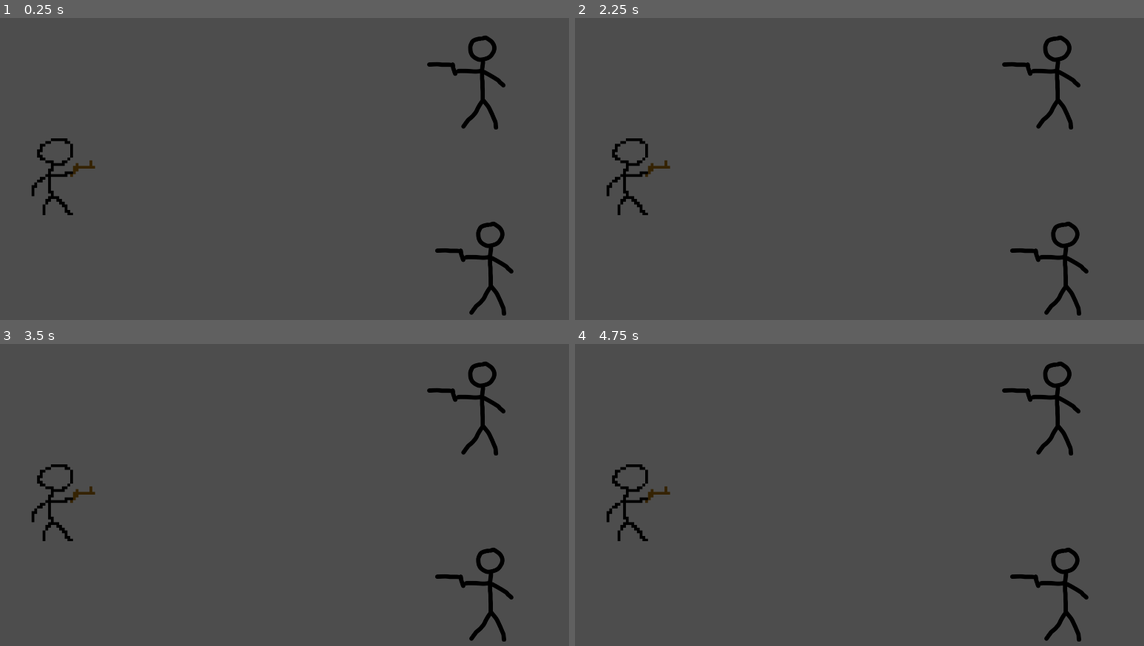
Above: before the commit, frames 1-4 (two rows, left to right).
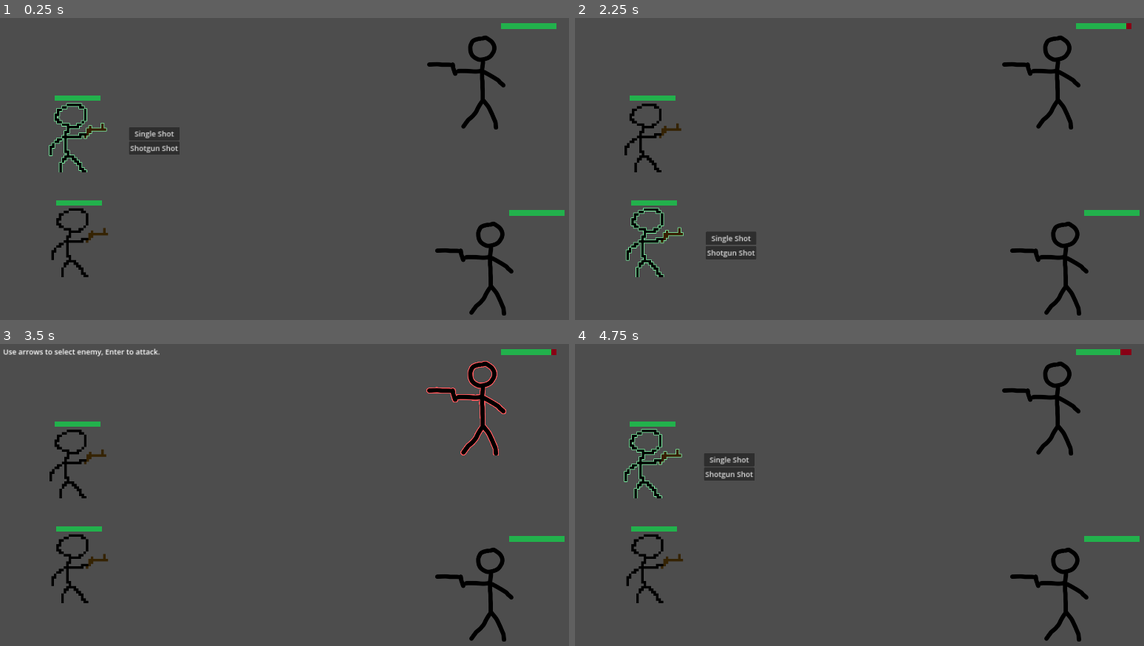
Above: after the commit, the same moments.

Repository: TOO-Nurmak-Studios/posvaga-rpg
Game: Godot game, scene res://field.tscn
Same seed, same stepped clock (60 frames per second), same inputs: the game is played once before the commit and once after it.
Inputs (mouse positions are in pixels of both pictures, inside the frame that each line leads up to):
- Up to frame 1 (0.25 s): no input
- Up to frame 2 (2.25 s): click (728, 132) at 0.5 s, where only the run after the commit has a clickable "Single Shot"; tap Enter (debug_action_1) at 1.25 s; tap Down (select_next) at 1.35 s; tap Up (select_prev) at 1.55, 2.1 s; tap Space at 2 s
- Up to frame 3 (3.5 s): tap Down (select_next) at 2.3 s; click (153, 458) at 2.75 s, where only the run after the commit has a clickable "Single Shot"
- Up to frame 4 (4.75 s): tap Enter (debug_action_1) at 3.5 s; tap Down (select_next) at 3.6, 4.55 s; tap Up (select_prev) at 3.8, 4.35 s; tap Space at 4.25 s

The runs differ from the first frame. In frame 1, 2.8% of the frame differs, in the area x 5-100%, y 1-86%; in frame 2, 2.8%; in frame 3, 2.6%; in frame 4, 2.8%.
Error before the commit: Parse Error: Could not find base class "AbstractCharacter". (res://Entity/Enemy.gd:2)

Commit message:
Added an ability to add more than one player character to battle scene

Diff:
--- a/BattleManager.gd
+++ b/BattleManager.gd
@@ -1,57 +1,101 @@
 class_name BattleManager
 extends Node
 
-var player: TestPlayer
-var enemy_chars: Array[Node]
-var selected: TestCharacter
-var selected_index: int = -1
+var chars: Dictionary # <CharType, Array[AbstractCharacter]>
+var selected_char: Dictionary # <CharType, AbstractCharacter>
+var selected_char_index: Dictionary # <CharType, int>
 
 enum Select {NEXT, PREV}
+enum SelectState {DISABLED, ENEMY, PLAYER}
+enum CharType {ENEMY, PLAYER}
+var select_state: SelectState
 
-var _is_select_toggled = true
+signal player_selected(player: Player)
 
 func _ready():
+	selected_char_index[CharType.ENEMY] = -1
+	selected_char_index[CharType.PLAYER] = -1
+	selected_char[CharType.ENEMY] = null
+	selected_char[CharType.PLAYER] = null
+	chars[CharType.ENEMY] = get_tree().get_nodes_in_group("enemy")
+	chars[CharType.PLAYER] = get_tree().get_nodes_in_group("player")
+	for ch in chars[CharType.ENEMY]:
+		ch.death.connect(remove_enemy)
+	for ch in chars[CharType.PLAYER]:
+		ch.death.connect(remove_player)
 
-	player = get_tree().get_first_node_in_group("player")
 
-	enemy_chars = get_tree().get_nodes_in_group("enemy")
-	for ch in enemy_chars:
-		var enemy_char: TestCharacter = ch as TestCharacter
-		enemy_char.death.connect(remove_enemy)
+	EventBus.select_next_button_pressed.connect(_select_next)
+	EventBus.select_prev_button_pressed.connect(_select_prev)
 
-	select(Select.NEXT)
-	disable_select()
+	select_state = SelectState.PLAYER
+	_select_next()
+	select_state = SelectState.ENEMY
+	_select_next()
+	set_select_state(SelectState.PLAYER)
 	pass
 
-func select(select_type: Select, force: bool = false):
-	if !_is_select_toggled && !force:
+
+func _select_next():
+	select(Select.NEXT)
+
+func _select_prev():
+	select(Select.PREV)
+
+
+func select(select_type: Select, force: bool = false, force_type: SelectState = SelectState.DISABLED):
+	if select_state == SelectState.DISABLED && !force:
 		return
 
 	var modifier: int = 1 if select_type == Select.NEXT else -1
+	var cur_select_state = force_type if force else select_state
 
-	if selected != null:
-		selected.unselect()
-	selected_index += 1
-	if selected_index >= enemy_chars.size():
-		selected_index = 0
-	selected = enemy_chars[selected_index]
-	if _is_select_toggled:
-		selected.select()
+	var char_type = CharType.ENEMY if cur_select_state == SelectState.ENEMY else CharType.PLAYER
 
-func remove_enemy(enemy: TestCharacter):
-	if enemy == selected:
-		select(Select.NEXT, true)
-	enemy_chars.erase(enemy)
+	if selected_char[char_type] != null:
+		selected_char[char_type].unselect()
+	selected_char_index[char_type] += 1
+	if selected_char_index[char_type] >= chars[char_type].size():
+		selected_char_index[char_type] = 0
+	var index = selected_char_index[char_type]
+	selected_char[char_type] = chars.get(char_type)[index]
+	if select_state != SelectState.DISABLED:
+		selected_char[char_type].select()
+	if char_type == CharType.PLAYER:
+		player_selected.emit(selected_player())
 
-func on_shoot_pressed():
-	player.shoot(selected)
+func remove_enemy(enemy: Enemy):
+	if enemy == selected_enemy():
+		select(Select.NEXT, true, SelectState.ENEMY)
+	chars[CharType.ENEMY].erase(enemy)
 
-func enable_select():
-	_is_select_toggled = true
-	if selected != null:
-		selected.select()
+func remove_player(player: Player):
+	if player == selected_player():
+		select(Select.NEXT, true, SelectState.PLAYER)
+	chars[CharType.PLAYER].erase(player)
 
-func disable_select():
-	_is_select_toggled = false
-	if selected != null:
-		selected.unselect()
+func on_shoot_pressed(attack_index: int):
+	selected_player().attack(attack_index, selected_enemy())
+
+func set_select_state(new_state: SelectState):
+	select_state = new_state
+	match new_state:
+		SelectState.DISABLED:
+			if selected_enemy() != null:
+				selected_enemy().unselect()
+		SelectState.ENEMY:
+			if selected_enemy() != null:
+				selected_enemy().select()
+			if selected_player() != null:
+				selected_player().unselect()
+		SelectState.PLAYER:
+			if selected_enemy() != null:
+				selected_enemy().unselect()
+			if selected_player() != null:
+				selected_player().select()
+
+func selected_player() -> Player:
+	return selected_char[CharType.PLAYER]
+
+func selected_enemy():
+	return selected_char[CharType.ENEMY]
--- a/Entity/Player.gd
+++ b/Entity/Player.gd
@@ -24,3 +24,9 @@
 		sprite.animation_finished.disconnect(in_flight_attack)
 		attacks[index].attack(enemy_to_attack, gunpoint)
 	sprite.animation_finished.connect(in_flight_attack)
+
+func select():
+	sprite.animation = "idle_selected"
+
+func unselect():
+	sprite.animation = "idle"
--- a/Entity/Player.tscn
+++ b/Entity/Player.tscn
@@ -1,7 +1,8 @@
-[gd_scene load_steps=15 format=3 uid="uid://bl2en8v232bj7"]
+[gd_scene load_steps=16 format=3 uid="uid://bl2en8v232bj7"]
 
 [ext_resource type="Script" path="res://Entity/Player.gd" id="1_6rtbr"]
 [ext_resource type="PackedScene" uid="uid://qy81h3pjkt1f" path="res://EntityPrototype/HealthNode.tscn" id="3_jn1an"]
+[ext_resource type="Texture2D" uid="uid://gxhc2beb4jw" path="res://sprites/chel_player_selected.png" id="4_aep1t"]
 [ext_resource type="Texture2D" uid="uid://1r0unrf3f13u" path="res://sprites/chel_shoot.png" id="4_lmuxm"]
 
 [sub_resource type="AtlasTexture" id="AtlasTexture_pt56t"]
@@ -53,6 +54,14 @@
 "loop": true,
 "name": &"idle",
 "speed": 1.0
+}, {
+"frames": [{
+"duration": 1.0,
+"texture": ExtResource("4_aep1t")
+}],
+"loop": true,
+"name": &"idle_selected",
+"speed": 5.0
 }, {
 "frames": [{
 "duration": 1.0,
@@ -120,4 +129,4 @@
 [node name="Sprite" type="AnimatedSprite2D" parent="."]
 scale = Vector2(4, 4)
 sprite_frames = SubResource("SpriteFrames_g04c6")
-animation = &"shoot_shotgun"
+animation = &"idle"
--- /dev/null
+++ b/EntityPrototype/AbstractCharacter.gd
@@ -0,0 +1,24 @@
+class_name AbstractCharacter
+extends Node2D
+
+@onready var crosshair: Marker2D = $Crosshair
+@onready var health: HealthNode = $HealthNode as HealthNode
+
+signal death(dead_char: AbstractCharacter)
+
+func _ready():
+	health.zero_health.connect(die)
+	pass
+
+func take_damage(damage: int):
+	health.remove_health(damage)
+
+func die():
+	death.emit(self)
+	queue_free()
+
+func select():
+	pass
+
+func unselect():
+	pass
--- /dev/null
+++ b/EntityPrototype/Attack.gd
@@ -0,0 +1,24 @@
+class_name Attack
+extends Node
+
+
+enum AttackType {SINGLE, MULTIPLE}
+
+@export var attack_type: AttackType
+@export var attack_name: String
+
+func attack(enemy_to_attack, gunpoint: Marker2D = null):
+	match attack_type:
+		AttackType.SINGLE:
+			_attack_single(enemy_to_attack as Enemy, gunpoint)
+			return
+		AttackType.MULTIPLE:
+			_attack_multiple(enemy_to_attack as Array[Enemy], gunpoint)
+			return
+	pass
+
+func _attack_single(char: Enemy, gunpoint: Marker2D):
+	pass
+
+func _attack_multiple(chars: Array[Enemy], gunpoint: Marker2D):
+	pass
--- a/EntityPrototype/Health.gd
+++ b/EntityPrototype/Health.gd
@@ -1,4 +1,4 @@
-extends Node
+extends Node2D
 class_name HealthNode
 
 @export var health: int = 100
--- a/EntityPrototype/HealthNode.tscn
+++ b/EntityPrototype/HealthNode.tscn
@@ -2,5 +2,5 @@
 
 [ext_resource type="Script" path="res://EntityPrototype/Health.gd" id="1_gnp2t"]
 
-[node name="HealthNode" type="Node" groups=["health_node"]]
+[node name="HealthNode" type="Node2D" groups=["health_node"]]
 script = ExtResource("1_gnp2t")
--- a/EntityPrototype/Projectile.gd
+++ b/EntityPrototype/Projectile.gd
@@ -3,6 +3,7 @@
 
 var _visible_on_screen_notifier: VisibleOnScreenNotifier2D
 var damage: int
+var target: Vector2
 
 func _ready():
 	_visible_on_screen_notifier = VisibleOnScreenNotifier2D.new()
--- a/EventBus.gd
+++ b/EventBus.gd
@@ -1,12 +1,17 @@
 extends Node
 
 signal action_button_pressed()
-signal player_projectile_landed()
+signal select_next_button_pressed()
+signal select_prev_button_pressed()
+signal player_attack_landed(attack: Attack)
 
 func _process(delta):
 	if Input.is_action_just_pressed("debug_action_1"):
 		action_button_pressed.emit()
-	pass
+	else: if Input.is_action_just_pressed("select_next"):
+		select_next_button_pressed.emit()
+	else: if Input.is_action_just_pressed("select_prev"):
+		select_prev_button_pressed.emit()
 
-func emit_player_projectile_landed():
-	player_projectile_landed.emit()
+func emit_player_attack_landed(attack: Attack):
+	player_attack_landed.emit(attack)
--- a/HUD/HealthBar.gd
+++ b/HUD/HealthBar.gd
@@ -4,17 +4,5 @@
 var _margin: Vector2
 var parent: Node2D
 
-# Called when the node enters the scene tree for the first time.
-#func _ready():
-	#parent = get_parent()
-	#if parent != null:
-	#	max_value = parent.get("health");
-	#	update_value(max_value);
-	#else:
-	#	printerr("Tried to add HP bar to entity with no health!")
-	#	queue_free()
-	#pass # Replace with function body.
-
-
-func update_value(old_value: float, new_value: float):
+func update_value(_old_value: float, new_value: float):
 	value = new_value
--- a/HUDManager.gd
+++ b/HUDManager.gd
@@ -2,57 +2,66 @@
 
 extends Node
 
+#resources
 var health_bar_scene: Resource = preload("res://HUD/HealthBar.tscn")
+
+# used nodes
 var main_scene: Node
+var attack_containers: Dictionary
+var current_attack_container: Container
+var tooltip_label: Label
 @onready var battle_manager: BattleManager = $/root/Field/BattleManager as BattleManager
-var player: TestPlayer
 
+# state machine
 enum State {SELECT_ATTACK, SELECT_ENEMY, NOTHING}
 @export var current_state: State = State.SELECT_ATTACK
-var attack_container: Container
-var tooltip_label: Label
+var selected_attack: int = -1
 
+# must be called after battle manager!
 func _ready():
 	main_scene = get_parent()
 
-	player = get_tree().get_first_node_in_group("player") as TestPlayer
-	_create_attack_menu(player)
-
+	_create_attack_menu(battle_manager.selected_player())
+	_create_tooltip_label()
 	_create_health_bars()
 
 	EventBus.action_button_pressed.connect(action_pressed)
-	EventBus.player_projectile_landed.connect(back_to_default_state)
+	EventBus.player_attack_landed.connect(back_to_default_state)
+	battle_manager.player_selected.connect(_create_attack_menu)
+
 
 func action_pressed():
 	if current_state == State.SELECT_ENEMY:
-		battle_manager.on_shoot_pressed()
+		battle_manager.on_shoot_pressed(selected_attack)
 		change_state(State.NOTHING)
 	return
 
-func attack_pressed():
+func attack_pressed(i: int):
 	change_state(State.SELECT_ENEMY)
+	selected_attack = i
 
-func back_to_default_state():
+func back_to_default_state(_attack: Attack):
 	change_state(State.SELECT_ATTACK)
 
 func change_state(state: State):
 	match state:
 		State.SELECT_ATTACK:
 			current_state = State.SELECT_ATTACK
-			battle_manager.disable_select()
-			attack_container.show()
+			battle_manager.set_select_state(BattleManager.SelectState.PLAYER)
+			current_attack_container.show()
 			tooltip_label.hide()
 			return
 		State.SELECT_ENEMY:
 			current_state = State.SELECT_ENEMY
-			battle_manager.enable_select()
-			attack_container.hide()
+			battle_manager.set_select_state(BattleManager.SelectState.ENEMY)
+			current_attack_container.hide()
 			tooltip_label.show()
 			return
 		State.NOTHING:
 			current_state = State.NOTHING
-			battle_manager.disable_select()
-			attack_container.hide()
+			selected_attack = -1
+			battle_manager.set_select_state(BattleManager.SelectState.DISABLED)
+			current_attack_container.hide()
 			tooltip_label.hide()
 			return
 
@@ -67,57 +76,55 @@
 		health_node.zero_health.connect(hp_bar.queue_free)
 
 		var node = Node2D.new()
-		var parent_position: Vector2 = health_node.get_parent().position
-		parent_position.x -= 150
-		parent_position.y -= 260
+		var parent_position: Vector2 = health_node.global_position
 		node.position = parent_position
 
 		node.add_child.call_deferred(hp_bar)
 		main_scene.add_child.call_deferred(node)
 		hp_bar.tree_entered.connect(func(): _attach_remote_transform(node, health_node))
 
-func _attach_remote_transform(transformed_node: Node, sibling_node: Node):
+func _attach_remote_transform(transformed_node: Node, sibling_node: Node2D):
 	var rt: RemoteTransform2D = RemoteTransform2D.new()
+	rt.position = sibling_node.position
 	rt.remote_path = transformed_node.get_path()
 	rt.update_rotation = false
 	sibling_node.add_sibling(rt)
 
-func _create_attack_menu(character: TestPlayer):
-
+func _create_tooltip_label():
 	tooltip_label = Label.new()
 	tooltip_label.add_theme_font_size_override("font_size", 24)
 	tooltip_label.text = "Use arrows to select enemy, Enter to attack."
 	tooltip_label.position = Vector2(10, 10)
 	tooltip_label.hide()
+	add_sibling.call_deferred(tooltip_label)
+
+
+func _create_attack_menu(character: Player):
+	if battle_manager.select_state == BattleManager.SelectState.DISABLED:
+		return
+	if current_attack_container != null:
+		current_attack_container.hide()
+	if attack_containers.has(character):
+		current_attack_container = attack_containers[character]
+		current_attack_container.show()
+		return
 
 	var sprite = character.get_node("Sprite") as AnimatedSprite2D
 	var global_pos = sprite.global_position
-	var rect2size = sprite.sprite_frames.get_frame_texture("shoot", 0).get_size() * character.scale
+	var rect2size = sprite.sprite_frames.get_frame_texture("shoot", 0).get_size() * sprite.scale * character.scale
 	var attack_menu_position = global_pos + Vector2(rect2size.x / 2, 0) + Vector2(10, -20)
 
-	attack_container = VBoxContainer.new()
-	attack_container.position = attack_menu_position
+	current_attack_container = VBoxContainer.new()
+	current_attack_container.position = attack_menu_position
 
-	var button: Button = Button.new()
-	button.scale = Vector2(2, 2)
-	button.text = "Attack!"
-	button.add_theme_font_size_override("font_size", 24)
-	button.pressed.connect(attack_pressed)
-	attack_container.add_child(button)
+	for i in range(character.attacks.size()):
+		var attack = character.attacks[i]
+		var button: Button = Button.new()
+		button.scale = Vector2(2, 2)
+		button.text = attack.attack_name
+		button.add_theme_font_size_override("font_size", 24)
+		button.pressed.connect(func(): attack_pressed(i))
+		current_attack_container.add_child(button)
 
-	var button1: Button = Button.new()
-	button1.scale = Vector2(2, 2)
-	button1.text = "Attack!"
-	button1.add_theme_font_size_override("font_size", 24)
-	button1.pressed.connect(attack_pressed)
-	attack_container.add_child(button1)
-
-	var button2: Button = Button.new()
-	button2.scale = Vector2(2, 2)
-	button2.text = "Attack!"
-	button2.add_theme_font_size_override("font_size", 24)
-	button2.pressed.connect(attack_pressed)
-	attack_container.add_child(button2)
-
-	add_sibling.call_deferred(attack_container)
-	add_sibling.call_deferred(tooltip_label)
+	add_sibling.call_deferred(current_attack_container)
+	attack_containers[character] = current_attack_container
--- a/field.gd
+++ /dev/null
@@ -1,10 +0,0 @@
-extends Node2D
-
-@onready var battle_manager: BattleManager = $BattleManager as BattleManager
-
-func _process(delta):
-	if Input.is_action_just_pressed("select_next"):
-		battle_manager.select(BattleManager.Select.NEXT)
-	if Input.is_action_just_pressed("select_prev"):
-		battle_manager.select(BattleManager.Select.PREV)
-	pass
--- a/field.tscn
+++ b/field.tscn
@@ -1,30 +1,30 @@
-[gd_scene load_steps=6 format=3 uid="uid://obv5cxfs5qx2"]
+[gd_scene load_steps=5 format=3 uid="uid://obv5cxfs5qx2"]
 
-[ext_resource type="PackedScene" uid="uid://dibuna7voay6e" path="res://Entity/TestCharacter.tscn" id="1_15674"]
-[ext_resource type="Script" path="res://field.gd" id="1_pgtap"]
+[ext_resource type="PackedScene" uid="uid://dibuna7voay6e" path="res://Entity/Enemy.tscn" id="1_15674"]
 [ext_resource type="Script" path="res://HUDManager.gd" id="2_b5wph"]
 [ext_resource type="Script" path="res://BattleManager.gd" id="4_xdpp7"]
-[ext_resource type="PackedScene" uid="uid://bl2en8v232bj7" path="res://Entity/TestPlayer.tscn" id="5_6ravn"]
+[ext_resource type="PackedScene" uid="uid://bl2en8v232bj7" path="res://Entity/Player.tscn" id="5_6ravn"]
 
 [node name="Field" type="Node2D"]
-script = ExtResource("1_pgtap")
 
-[node name="DefaultCharacter2" parent="." groups=["enemy"] instance=ExtResource("1_15674")]
+[node name="Enemy1" parent="." groups=["enemy"] instance=ExtResource("1_15674")]
 position = Vector2(1565, 210)
 scale = Vector2(-0.6, 0.6)
 
-[node name="DefaultCharacter3" parent="." groups=["enemy"] instance=ExtResource("1_15674")]
+[node name="Enemy2" parent="." groups=["enemy"] instance=ExtResource("1_15674")]
 position = Vector2(1591, 815)
 scale = Vector2(-0.6, 0.6)
 
-[node name="HUDManager" type="Node" parent="."]
-script = ExtResource("2_b5wph")
+[node name="Player" parent="." groups=["player"] instance=ExtResource("5_6ravn")]
+position = Vector2(281, 377)
+scale = Vector2(0.5, 0.5)
+
+[node name="Player2" parent="." groups=["player"] instance=ExtResource("5_6ravn")]
+position = Vector2(287, 717)
+scale = Vector2(0.5, 0.5)
 
 [node name="BattleManager" type="Node" parent="."]
 script = ExtResource("4_xdpp7")
 
-[node name="DefaultPlayerCharacter" parent="." groups=["player"] instance=ExtResource("5_6ravn")]
-position = Vector2(237, 501)
-scale = Vector2(0.56, 0.56)
-bullet_speed = null
-bullet_damage = null
+[node name="HUDManager" type="Node" parent="."]
+script = ExtResource("2_b5wph")
Binary file added: sprites/chel_player_selected.png
Not shown, added: sprites/chel_player_selected.png.import
Binary file changed: sprites/chel_shoot.png
